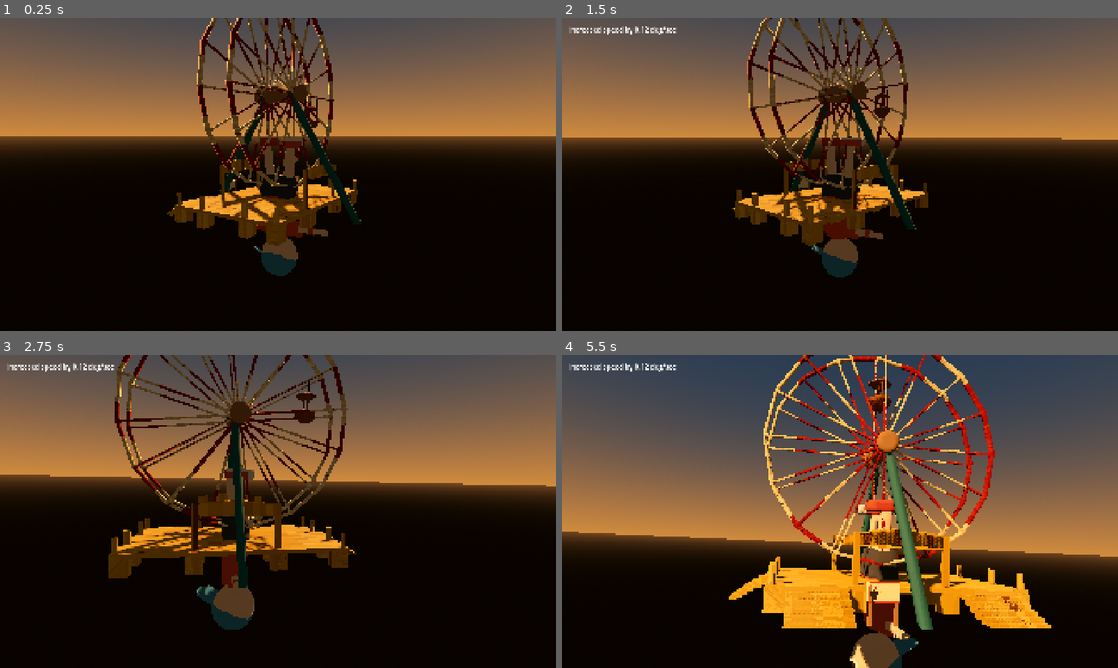
Above: before the commit, frames 1-4 (two rows, left to right).
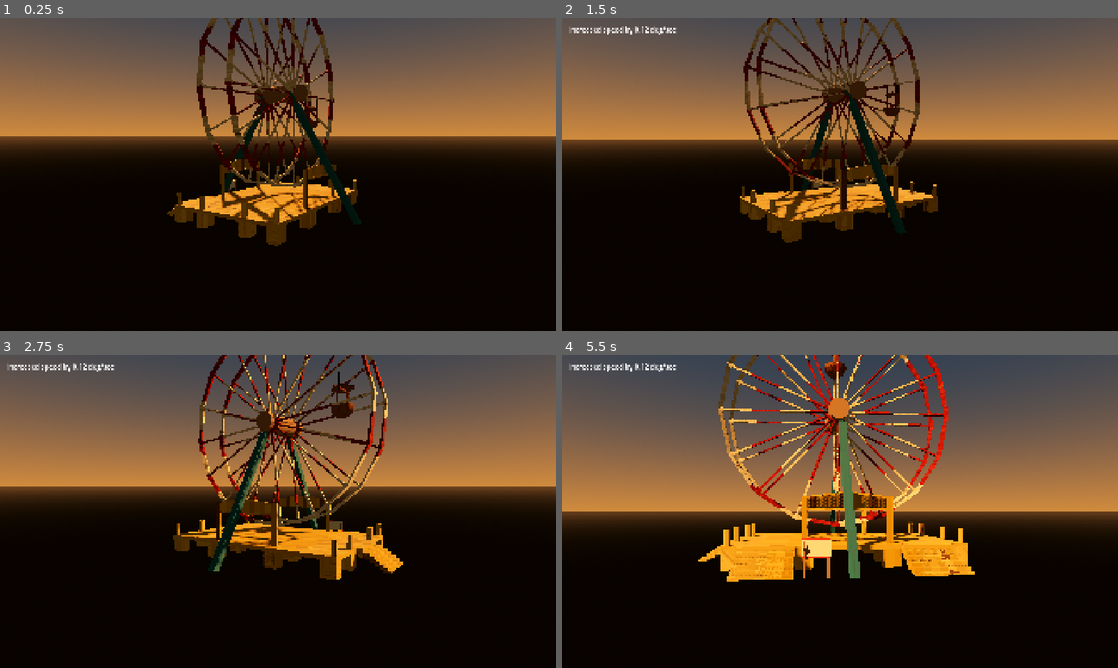
Above: after the commit, the same moments.

Repository: curpish/youMustBeThisTallToSurvive
Game: Godot game, scene res://scenes/levels/stage_one/stage_one.tscn
Two runs of this game, one before a commit and one after it. Both use one fixed random seed, a clock stepped at 60 frames per second and the inputs below.
Inputs:
- Up to frame 1 (0.25 s): no input
- Up to frame 2 (1.5 s): hold F 0.53-1.28 s; tap F at 1.35 s
- Up to frame 3 (2.75 s): hold F from 2.03 s (still down)
- Up to frame 4 (5.5 s): release F at 2.78 s; tap F at 2.85, 4.35 s; hold F 3.53-4.28 s; hold F from 5.03 s (still down)

The runs differ from the first frame. In frame 1, 2.6% of the frame differs, in the area x 34-65%, y 0-83%; in frame 2, 11%; in frame 3, 20%; in frame 4, 58%, in the area x 0-100%, y 0-100%.

Commit message:
Clean up stage one asset and camera

Diff:
--- a/scripts/levels/stage_one/intro_orbit_camera.gd
+++ b/scripts/levels/stage_one/intro_orbit_camera.gd
@@ -5,12 +5,15 @@
 @export var orbit_turns := 0.65
 @export var orbit_radius := 32.0
 @export var orbit_height := 8.0
+@export var settle_start := 0.78
 @export var look_at_target := Vector3(0.0, 4.0, 0.0)
 
 var _time := 0.0
 var _final_transform := Transform3D.IDENTITY
 var _final_distance := 0.0
 var _final_angle := 0.0
+var _settle_transform := Transform3D.IDENTITY
+var _settle_ready := false
 var _done := false
 
 func _ready() -> void:
@@ -38,19 +41,35 @@
 		_done = true
 
 func _update_intro_camera(progress: float) -> void:
-	var eased := _smoother_step(progress)
+	var settle_at := clampf(settle_start, 0.05, 0.95)
+	if progress < settle_at:
+		_settle_ready = false
+		global_transform = _get_orbit_transform(progress / settle_at)
+		return
+
+	if not _settle_ready:
+		_settle_transform = _get_orbit_transform(1.0)
+		_settle_ready = true
+
+	var settle_progress := inverse_lerp(settle_at, 1.0, progress)
+	global_transform = _blend_transforms(_settle_transform, _final_transform, _smoother_step(settle_progress))
+
+func _get_orbit_transform(progress: float) -> Transform3D:
+	var eased := _smoother_step(clampf(progress, 0.0, 1.0))
 	var angle := lerpf(_final_angle + TAU * orbit_turns, _final_angle, eased)
 	var radius := lerpf(orbit_radius, _final_distance, eased)
 	var height := lerpf(orbit_height, _final_transform.origin.y, eased)
 	var camera_position := look_at_target + Vector3(cos(angle) * radius, height - look_at_target.y, sin(angle) * radius)
 
-	var orbit_transform := global_transform
-	orbit_transform.origin = camera_position
-	global_transform = orbit_transform
-	look_at(look_at_target, Vector3.UP)
+	var orbit_transform := Transform3D(Basis.IDENTITY, camera_position)
+	return orbit_transform.looking_at(look_at_target, Vector3.UP)
 
-	# Blend into the editor camera
-	global_transform = global_transform.interpolate_with(_final_transform, eased * eased)
+func _blend_transforms(from_transform: Transform3D, to_transform: Transform3D, weight: float) -> Transform3D:
+	var from_rotation := Quaternion(from_transform.basis)
+	var to_rotation := Quaternion(to_transform.basis)
+	var blended_rotation := from_rotation.slerp(to_rotation, weight)
+	var blended_position := from_transform.origin.lerp(to_transform.origin, weight)
+	return Transform3D(Basis(blended_rotation), blended_position)
 
 func _smoother_step(value: float) -> float:
 	return value * value * value * (value * (value * 6.0 - 15.0) + 10.0)
Binary file changed: assets/blender_imports/stage_one/ferris_scene.glb
Not shown, changed: blender/ferrisWheel.blend
